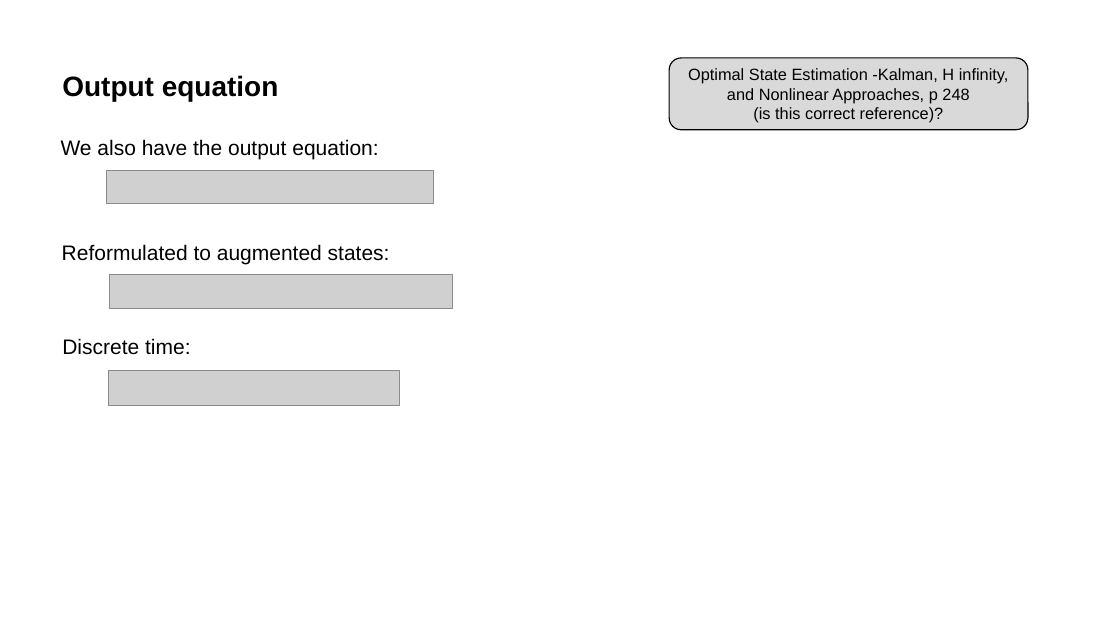
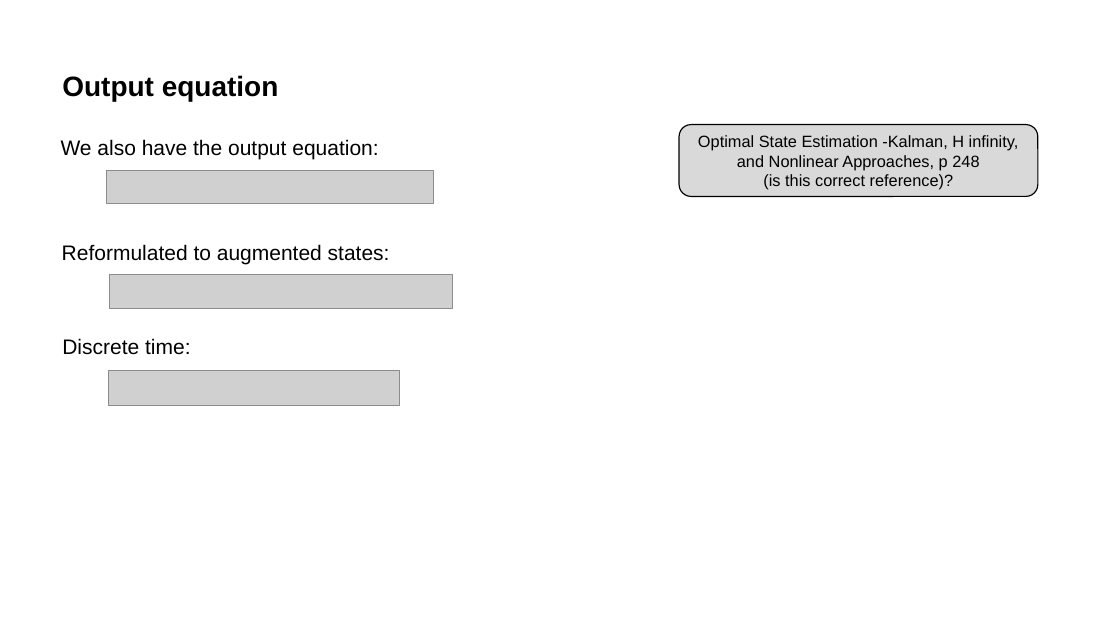
Before and after one commit to Oyvindwpetersen/ssm_tools, a slide deck: slide 12 of doc/System_formulation_LFM.pptx. Drawn at 1120x630 pixels with LibreOffice and Linux fonts; fonts in the diff are those of the drawing; grey boxes stand for pictures; background and template pictures are left out. Boxes give left, top, right and bottom in pixels: in the first picture for what was removed or moved away, otherwise in the second. Text is boxed around its words. In the diff, an @@ line names an element or a change of style, - is before the commit and + after.

```diff
--- a/doc/System_formulation_LFM.pptx
+++ b/doc/System_formulation_LFM.pptx
@@ rounded rectangle "Optimal State Estimation -Kalman, H ...": place and size @@
-rounded rectangle "Optimal State Estimation -Kalman, H ..." at <box>670,58,1028,130</box>
+rounded rectangle "Optimal State Estimation -Kalman, H ..." at <box>679,124,1038,197</box>
```
Also in this commit, not shown: 2 other slides changed.
